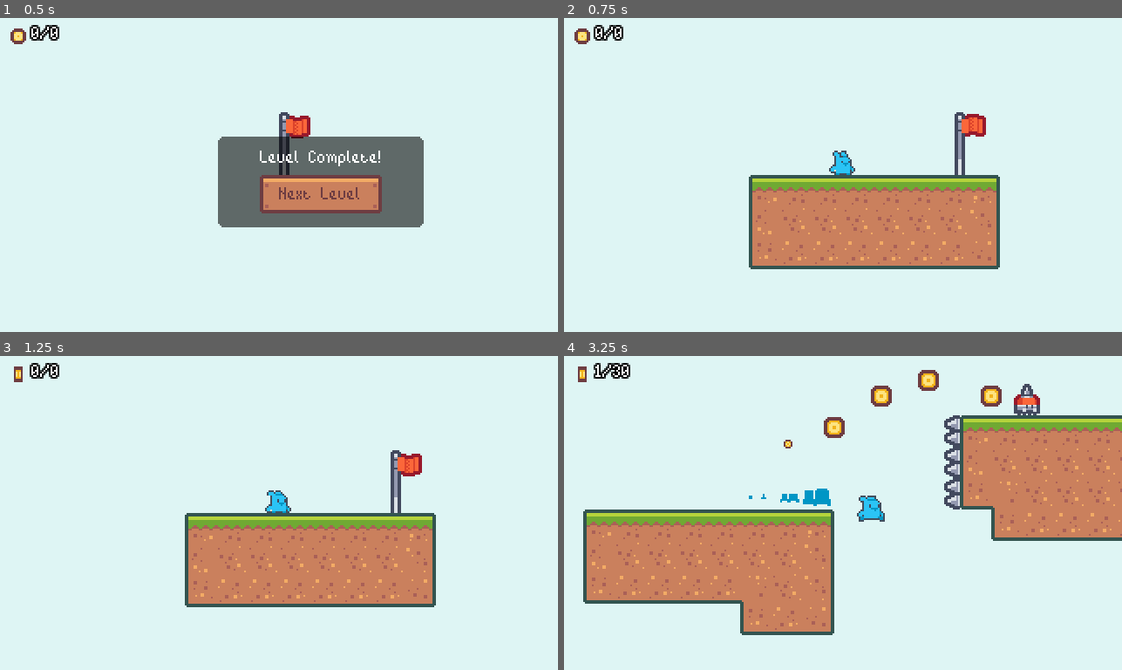
Above: before the commit, frames 1-4 (two rows, left to right).
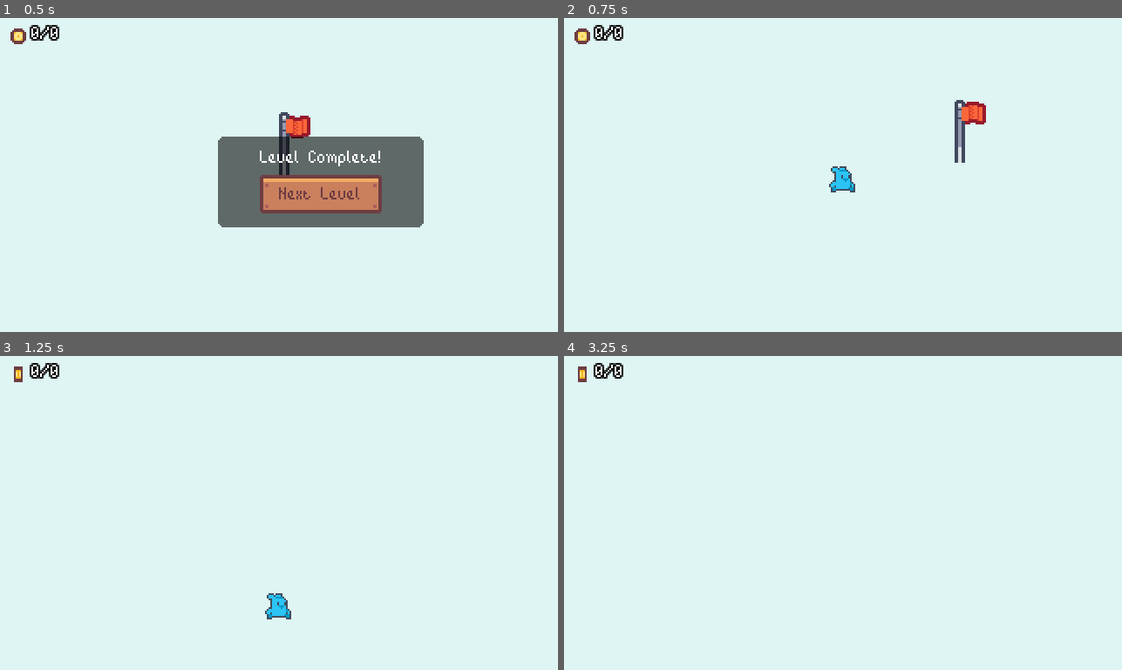
Above: after the commit, the same moments.

Repository: niltoncalegari/2D-SideScroller-godot
Game: Godot game, scene res://scenes/BaseLevel.tscn
Same seed, same stepped clock (60 frames per second), same inputs: the game is played once before the commit and once after it. This scene is started directly instead of the project's main scene.
Inputs (mouse positions are in pixels of both pictures, inside the frame that each line leads up to):
- Up to frame 1 (0.5 s): no input
- Up to frame 2 (0.75 s): click "Next Level" at 0.5 s
- Up to frame 3 (1.25 s): no input
- Up to frame 4 (3.25 s): hold D (move_right) 1.28-2 s; tap Shift (dash) at 1.35, 2.85 s; tap Space (jump) at 1.52, 3.02 s; click (887, 531) at 2 s, where only the run before the commit has a clickable "Next Level"; hold D (move_right) from 2.78 s (still down)

Frame 1 is identical in both runs. In frame 2, 14% of the frame differs, in the area x 33-79%, y 26-80%; in frame 3, 14%; in frame 4, 29%, in the area x 3-100%, y 2-89%.

Commit message:
added new autotiles

Diff:
--- /dev/null
+++ b/resources/decorative_tileset.tres
@@ -0,0 +1,65 @@
+[gd_resource type="TileSet" load_steps=2 format=2]
+
+[ext_resource path="res://assets/tiles/tiles_packed.png" type="Texture" id=1]
+
+[resource]
+0/name = "tiles_packed.png 0"
+0/texture = ExtResource( 1 )
+0/tex_offset = Vector2( 0, 0 )
+0/modulate = Color( 1, 1, 1, 1 )
+0/region = Rect2( 4, 7, 4, 0 )
+0/tile_mode = 0
+0/occluder_offset = Vector2( 0, 0 )
+0/navigation_offset = Vector2( 0, 0 )
+0/shape_offset = Vector2( 0, 0 )
+0/shape_transform = Transform2D( 1, 0, 0, 1, 0, 0 )
+0/shape_one_way = false
+0/shape_one_way_margin = 0.0
+0/shapes = [  ]
+0/z_index = 0
+1/name = "tiles_packed.png 1"
+1/texture = ExtResource( 1 )
+1/tex_offset = Vector2( 0, 0 )
+1/modulate = Color( 1, 1, 1, 1 )
+1/region = Rect2( 288, 72, 72, 54 )
+1/tile_mode = 1
+1/autotile/bitmask_mode = 1
+1/autotile/bitmask_flags = [ Vector2( 0, 0 ), 146, Vector2( 0, 1 ), 146, Vector2( 0, 2 ), 154, Vector2( 1, 0 ), 144, Vector2( 1, 1 ), 186, Vector2( 1, 2 ), 18, Vector2( 2, 0 ), 48, Vector2( 2, 1 ), 48, Vector2( 2, 2 ), 178, Vector2( 3, 0 ), 56, Vector2( 3, 1 ), 56, Vector2( 3, 2 ), 24 ]
+1/autotile/icon_coordinate = Vector2( 0, 0 )
+1/autotile/tile_size = Vector2( 18, 18 )
+1/autotile/spacing = 0
+1/autotile/occluder_map = [  ]
+1/autotile/navpoly_map = [  ]
+1/autotile/priority_map = [  ]
+1/autotile/z_index_map = [  ]
+1/occluder_offset = Vector2( 0, 0 )
+1/navigation_offset = Vector2( 0, 0 )
+1/shape_offset = Vector2( 0, 0 )
+1/shape_transform = Transform2D( 1, 0, 0, 1, 0, 0 )
+1/shape_one_way = false
+1/shape_one_way_margin = 0.0
+1/shapes = [  ]
+1/z_index = 0
+2/name = "tiles_packed.png 2"
+2/texture = ExtResource( 1 )
+2/tex_offset = Vector2( 0, 0 )
+2/modulate = Color( 1, 1, 1, 1 )
+2/region = Rect2( 216, 0, 18, 72 )
+2/tile_mode = 1
+2/autotile/bitmask_mode = 1
+2/autotile/bitmask_flags = [ Vector2( 0, 0 ), 144, Vector2( 0, 1 ), 146, Vector2( 0, 2 ), 146, Vector2( 0, 3 ), 18 ]
+2/autotile/icon_coordinate = Vector2( 0, 0 )
+2/autotile/tile_size = Vector2( 18, 18 )
+2/autotile/spacing = 0
+2/autotile/occluder_map = [  ]
+2/autotile/navpoly_map = [  ]
+2/autotile/priority_map = [  ]
+2/autotile/z_index_map = [  ]
+2/occluder_offset = Vector2( 0, 0 )
+2/navigation_offset = Vector2( 0, 0 )
+2/shape_offset = Vector2( 0, 0 )
+2/shape_transform = Transform2D( 1, 0, 0, 1, 0, 0 )
+2/shape_one_way = false
+2/shape_one_way_margin = 0.0
+2/shapes = [  ]
+2/z_index = 0
--- a/resources/tileset.tres
+++ b/resources/tileset.tres
@@ -1,45 +1,114 @@
-[gd_resource type="TileSet" load_steps=15 format=2]
+[gd_resource type="TileSet" load_steps=38 format=2]
 
 [ext_resource path="res://assets/tiles/tiles_packed.png" type="Texture" id=1]
 
-[sub_resource type="ConvexPolygonShape2D" id=1]
-points = PoolVector2Array( 0, 0, 18, 0, 18, 18, 0, 18 )
-
-[sub_resource type="ConvexPolygonShape2D" id=2]
-points = PoolVector2Array( 0, 0, 18, 0, 18, 18, 0, 18 )
-
-[sub_resource type="ConvexPolygonShape2D" id=3]
-points = PoolVector2Array( 0, 0, 18, 0, 18, 18, 0, 18 )
-
-[sub_resource type="ConvexPolygonShape2D" id=4]
-points = PoolVector2Array( 0, 0, 18, 0, 18, 18, 0, 18 )
-
-[sub_resource type="ConvexPolygonShape2D" id=5]
-points = PoolVector2Array( 0, 0, 18, 0, 18, 18, 0, 18 )
-
-[sub_resource type="ConvexPolygonShape2D" id=6]
-points = PoolVector2Array( 0, 0, 18, 0, 18, 18, 0, 18 )
-
-[sub_resource type="ConvexPolygonShape2D" id=7]
-points = PoolVector2Array( 0, 0, 18, 0, 18, 18, 0, 18 )
-
-[sub_resource type="ConvexPolygonShape2D" id=8]
-points = PoolVector2Array( 0, 0, 18, 0, 18, 18, 0, 18 )
-
-[sub_resource type="ConvexPolygonShape2D" id=9]
-points = PoolVector2Array( 0, 0, 18, 0, 18, 18, 0, 18 )
-
-[sub_resource type="ConvexPolygonShape2D" id=10]
-points = PoolVector2Array( 0, 0, 18, 0, 18, 18, 0, 18 )
-
-[sub_resource type="ConvexPolygonShape2D" id=11]
-points = PoolVector2Array( 0, 0, 18, 0, 18, 18, 0, 18 )
-
-[sub_resource type="ConvexPolygonShape2D" id=12]
-points = PoolVector2Array( 0, 0, 18, 0, 18, 18, 0, 18 )
-
-[sub_resource type="ConvexPolygonShape2D" id=13]
-points = PoolVector2Array( 0, 0, 18, 0, 18, 18, 0, 18 )
+[sub_resource type="ConvexPolygonShape2D" id=14]
+points = PoolVector2Array( 18, 18, 0, 18, 0, 0, 18, 0 )
+
+[sub_resource type="ConvexPolygonShape2D" id=15]
+points = PoolVector2Array( 18, 18, 0, 18, 0, 0, 18, 0 )
+
+[sub_resource type="ConvexPolygonShape2D" id=16]
+points = PoolVector2Array( 18, 18, 0, 18, 0, 0, 18, 0 )
+
+[sub_resource type="ConvexPolygonShape2D" id=17]
+points = PoolVector2Array( 18, 18, 0, 18, 0, 0, 18, 0 )
+
+[sub_resource type="ConvexPolygonShape2D" id=18]
+points = PoolVector2Array( 18, 18, 0, 18, 0, 0, 18, 0 )
+
+[sub_resource type="ConvexPolygonShape2D" id=19]
+points = PoolVector2Array( 18, 18, 0, 18, 0, 0, 18, 0 )
+
+[sub_resource type="ConvexPolygonShape2D" id=20]
+points = PoolVector2Array( 18, 18, 0, 18, 0, 0, 18, 0 )
+
+[sub_resource type="ConvexPolygonShape2D" id=21]
+points = PoolVector2Array( 18, 18, 0, 18, 0, 0, 18, 0 )
+
+[sub_resource type="ConvexPolygonShape2D" id=22]
+points = PoolVector2Array( 18, 18, 0, 18, 0, 0, 18, 0 )
+
+[sub_resource type="ConvexPolygonShape2D" id=23]
+points = PoolVector2Array( 18, 18, 0, 18, 0, 0, 18, 0 )
+
+[sub_resource type="ConvexPolygonShape2D" id=24]
+points = PoolVector2Array( 18, 18, 0, 18, 0, 0, 18, 0 )
+
+[sub_resource type="ConvexPolygonShape2D" id=25]
+points = PoolVector2Array( 18, 18, 0, 18, 0, 0, 18, 0 )
+
+[sub_resource type="ConvexPolygonShape2D" id=26]
+points = PoolVector2Array( 18, 18, 0, 18, 0, 0, 18, 0 )
+
+[sub_resource type="ConvexPolygonShape2D" id=27]
+points = PoolVector2Array( 18, 18, 0, 18, 0, 0, 18, 0 )
+
+[sub_resource type="ConvexPolygonShape2D" id=28]
+points = PoolVector2Array( 18, 18, 0, 18, 0, 0, 18, 0 )
+
+[sub_resource type="ConvexPolygonShape2D" id=29]
+points = PoolVector2Array( 18, 18, 0, 18, 0, 0, 18, 0 )
+
+[sub_resource type="ConvexPolygonShape2D" id=30]
+points = PoolVector2Array( 18, 18, 0, 18, 0, 0, 18, 0 )
+
+[sub_resource type="ConvexPolygonShape2D" id=31]
+points = PoolVector2Array( 18, 18, 0, 18, 0, 0, 18, 0 )
+
+[sub_resource type="ConvexPolygonShape2D" id=32]
+points = PoolVector2Array( 18, 18, 0, 18, 0, 0, 18, 0 )
+
+[sub_resource type="ConvexPolygonShape2D" id=49]
+points = PoolVector2Array( 18, 18, 0, 18, 0, 0, 18, 0 )
+
+[sub_resource type="ConvexPolygonShape2D" id=50]
+points = PoolVector2Array( 18, 18, 0, 18, 0, 0, 18, 0 )
+
+[sub_resource type="ConvexPolygonShape2D" id=51]
+points = PoolVector2Array( 18, 18, 0, 18, 0, 0, 18, 0 )
+
+[sub_resource type="ConvexPolygonShape2D" id=52]
+points = PoolVector2Array( 18, 18, 0, 18, 0, 0, 18, 0 )
+
+[sub_resource type="ConvexPolygonShape2D" id=53]
+points = PoolVector2Array( 18, 18, 0, 18, 0, 0, 18, 0 )
+
+[sub_resource type="ConvexPolygonShape2D" id=54]
+points = PoolVector2Array( 18, 18, 0, 18, 0, 0, 18, 0 )
+
+[sub_resource type="ConvexPolygonShape2D" id=55]
+points = PoolVector2Array( 18, 18, 0, 18, 0, 0, 18, 0 )
+
+[sub_resource type="ConvexPolygonShape2D" id=56]
+points = PoolVector2Array( 18, 18, 0, 18, 0, 0, 18, 0 )
+
+[sub_resource type="ConvexPolygonShape2D" id=57]
+points = PoolVector2Array( 18, 18, 0, 18, 0, 0, 18, 0 )
+
+[sub_resource type="ConvexPolygonShape2D" id=58]
+points = PoolVector2Array( 18, 18, 0, 18, 0, 0, 18, 0 )
+
+[sub_resource type="ConvexPolygonShape2D" id=59]
+points = PoolVector2Array( 18, 18, 0, 18, 0, 0, 18, 0 )
+
+[sub_resource type="ConvexPolygonShape2D" id=60]
+points = PoolVector2Array( 18, 18, 0, 18, 0, 0, 18, 0 )
+
+[sub_resource type="ConvexPolygonShape2D" id=61]
+points = PoolVector2Array( 18, 18, 0, 18, 0, 0, 18, 0 )
+
+[sub_resource type="ConvexPolygonShape2D" id=62]
+points = PoolVector2Array( 18, 18, 0, 18, 0, 0, 18, 0 )
+
+[sub_resource type="ConvexPolygonShape2D" id=63]
+points = PoolVector2Array( 18, 18, 0, 18, 0, 0, 18, 0 )
+
+[sub_resource type="ConvexPolygonShape2D" id=64]
+points = PoolVector2Array( 18, 18, 0, 18, 0, 0, 18, 0 )
+
+[sub_resource type="ConvexPolygonShape2D" id=65]
+points = PoolVector2Array( 18, 18, 0, 18, 0, 0, 18, 0 )
 
 [resource]
 0/name = "tiles_packed.png 0"
@@ -56,105 +125,315 @@
 0/shape_one_way_margin = 0.0
 0/shapes = [  ]
 0/z_index = 0
-1/name = "tiles_packed.png 1"
-1/texture = ExtResource( 1 )
-1/tex_offset = Vector2( 0, 0 )
-1/modulate = Color( 1, 1, 1, 1 )
-1/region = Rect2( 0, 162, 90, 54 )
-1/tile_mode = 1
-1/autotile/bitmask_mode = 1
-1/autotile/bitmask_flags = [ Vector2( 0, 0 ), 432, Vector2( 0, 1 ), 438, Vector2( 0, 2 ), 54, Vector2( 1, 0 ), 504, Vector2( 1, 1 ), 511, Vector2( 1, 2 ), 63, Vector2( 2, 0 ), 216, Vector2( 2, 1 ), 219, Vector2( 2, 2 ), 27, Vector2( 3, 0 ), 255, Vector2( 3, 1 ), 507, Vector2( 4, 0 ), 447, Vector2( 4, 1 ), 510 ]
-1/autotile/icon_coordinate = Vector2( 0, 0 )
-1/autotile/tile_size = Vector2( 18, 18 )
-1/autotile/spacing = 0
-1/autotile/occluder_map = [  ]
-1/autotile/navpoly_map = [  ]
-1/autotile/priority_map = [  ]
-1/autotile/z_index_map = [  ]
-1/occluder_offset = Vector2( 0, 0 )
-1/navigation_offset = Vector2( 0, 0 )
-1/shape_offset = Vector2( 0, 0 )
-1/shape_transform = Transform2D( 1, 0, 0, 1, 0, 0 )
-1/shape = SubResource( 1 )
-1/shape_one_way = false
-1/shape_one_way_margin = 1.0
-1/shapes = [ {
+2/name = "tiles_packed.png 2"
+2/texture = ExtResource( 1 )
+2/tex_offset = Vector2( 0, 0 )
+2/modulate = Color( 1, 1, 1, 1 )
+2/region = Rect2( 288, 0, 72, 72 )
+2/tile_mode = 1
+2/autotile/bitmask_mode = 1
+2/autotile/bitmask_flags = [ Vector2( 0, 0 ), 16, Vector2( 0, 1 ), 144, Vector2( 0, 2 ), 146, Vector2( 0, 3 ), 18, Vector2( 1, 0 ), 432, Vector2( 1, 1 ), 438, Vector2( 1, 2 ), 54, Vector2( 1, 3 ), 48, Vector2( 2, 0 ), 504, Vector2( 2, 1 ), 511, Vector2( 2, 2 ), 63, Vector2( 2, 3 ), 56, Vector2( 3, 0 ), 216, Vector2( 3, 1 ), 219, Vector2( 3, 2 ), 27, Vector2( 3, 3 ), 24 ]
+2/autotile/icon_coordinate = Vector2( 0, 0 )
+2/autotile/tile_size = Vector2( 18, 18 )
+2/autotile/spacing = 0
+2/autotile/occluder_map = [  ]
+2/autotile/navpoly_map = [  ]
+2/autotile/priority_map = [  ]
+2/autotile/z_index_map = [  ]
+2/occluder_offset = Vector2( 0, 0 )
+2/navigation_offset = Vector2( 0, 0 )
+2/shape_offset = Vector2( 0, 0 )
+2/shape_transform = Transform2D( 1, 0, 0, 1, 0, 0 )
+2/shape = SubResource( 14 )
+2/shape_one_way = false
+2/shape_one_way_margin = 1.0
+2/shapes = [ {
 "autotile_coord": Vector2( 0, 0 ),
 "one_way": false,
 "one_way_margin": 1.0,
-"shape": SubResource( 1 ),
+"shape": SubResource( 14 ),
 "shape_transform": Transform2D( 1, 0, 0, 1, 0, 0 )
 }, {
 "autotile_coord": Vector2( 1, 0 ),
 "one_way": false,
 "one_way_margin": 1.0,
-"shape": SubResource( 2 ),
+"shape": SubResource( 15 ),
 "shape_transform": Transform2D( 1, 0, 0, 1, 0, 0 )
 }, {
 "autotile_coord": Vector2( 2, 0 ),
 "one_way": false,
 "one_way_margin": 1.0,
-"shape": SubResource( 3 ),
+"shape": SubResource( 16 ),
+"shape_transform": Transform2D( 1, 0, 0, 1, 0, 0 )
+}, {
+"autotile_coord": Vector2( 3, 0 ),
+"one_way": false,
+"one_way_margin": 1.0,
+"shape": SubResource( 17 ),
 "shape_transform": Transform2D( 1, 0, 0, 1, 0, 0 )
 }, {
 "autotile_coord": Vector2( 0, 1 ),
 "one_way": false,
 "one_way_margin": 1.0,
-"shape": SubResource( 4 ),
+"shape": SubResource( 18 ),
 "shape_transform": Transform2D( 1, 0, 0, 1, 0, 0 )
 }, {
 "autotile_coord": Vector2( 1, 1 ),
 "one_way": false,
 "one_way_margin": 1.0,
-"shape": SubResource( 5 ),
+"shape": SubResource( 19 ),
 "shape_transform": Transform2D( 1, 0, 0, 1, 0, 0 )
 }, {
 "autotile_coord": Vector2( 2, 1 ),
 "one_way": false,
 "one_way_margin": 1.0,
-"shape": SubResource( 6 ),
+"shape": SubResource( 20 ),
 "shape_transform": Transform2D( 1, 0, 0, 1, 0, 0 )
 }, {
 "autotile_coord": Vector2( 3, 1 ),
 "one_way": false,
 "one_way_margin": 1.0,
-"shape": SubResource( 7 ),
+"shape": SubResource( 21 ),
+"shape_transform": Transform2D( 1, 0, 0, 1, 0, 0 )
+}, {
+"autotile_coord": Vector2( 0, 2 ),
+"one_way": false,
+"one_way_margin": 1.0,
+"shape": SubResource( 22 ),
+"shape_transform": Transform2D( 1, 0, 0, 1, 0, 0 )
+}, {
+"autotile_coord": Vector2( 1, 2 ),
+"one_way": false,
+"one_way_margin": 1.0,
+"shape": SubResource( 23 ),
+"shape_transform": Transform2D( 1, 0, 0, 1, 0, 0 )
+}, {
+"autotile_coord": Vector2( 2, 2 ),
+"one_way": false,
+"one_way_margin": 1.0,
+"shape": SubResource( 24 ),
+"shape_transform": Transform2D( 1, 0, 0, 1, 0, 0 )
+}, {
+"autotile_coord": Vector2( 3, 2 ),
+"one_way": false,
+"one_way_margin": 1.0,
+"shape": SubResource( 25 ),
+"shape_transform": Transform2D( 1, 0, 0, 1, 0, 0 )
+}, {
+"autotile_coord": Vector2( 0, 3 ),
+"one_way": false,
+"one_way_margin": 1.0,
+"shape": SubResource( 26 ),
+"shape_transform": Transform2D( 1, 0, 0, 1, 0, 0 )
+}, {
+"autotile_coord": Vector2( 1, 3 ),
+"one_way": false,
+"one_way_margin": 1.0,
+"shape": SubResource( 27 ),
+"shape_transform": Transform2D( 1, 0, 0, 1, 0, 0 )
+}, {
+"autotile_coord": Vector2( 2, 3 ),
+"one_way": false,
+"one_way_margin": 1.0,
+"shape": SubResource( 28 ),
+"shape_transform": Transform2D( 1, 0, 0, 1, 0, 0 )
+}, {
+"autotile_coord": Vector2( 3, 3 ),
+"one_way": false,
+"one_way_margin": 1.0,
+"shape": SubResource( 29 ),
+"shape_transform": Transform2D( 1, 0, 0, 1, 0, 0 )
+} ]
+2/z_index = 0
+3/name = "tiles_packed.png 3"
+3/texture = ExtResource( 1 )
+3/tex_offset = Vector2( 0, 0 )
+3/modulate = Color( 1, 1, 1, 1 )
+3/region = Rect2( 72, 180, 18, 18 )
+3/tile_mode = 1
+3/autotile/bitmask_mode = 1
+3/autotile/bitmask_flags = [ Vector2( 0, 0 ), 56, Vector2( 1, 0 ), 48, Vector2( 2, 0 ), 24 ]
+3/autotile/icon_coordinate = Vector2( 0, 0 )
+3/autotile/tile_size = Vector2( 18, 18 )
+3/autotile/spacing = 0
+3/autotile/occluder_map = [  ]
+3/autotile/navpoly_map = [  ]
+3/autotile/priority_map = [  ]
+3/autotile/z_index_map = [  ]
+3/occluder_offset = Vector2( 0, 0 )
+3/navigation_offset = Vector2( 0, 0 )
+3/shape_offset = Vector2( 0, 0 )
+3/shape_transform = Transform2D( 1, 0, 0, 1, 0, 0 )
+3/shape = SubResource( 30 )
+3/shape_one_way = false
+3/shape_one_way_margin = 1.0
+3/shapes = [ {
+"autotile_coord": Vector2( 0, 0 ),
+"one_way": false,
+"one_way_margin": 1.0,
+"shape": SubResource( 30 ),
+"shape_transform": Transform2D( 1, 0, 0, 1, 0, 0 )
+}, {
+"autotile_coord": Vector2( 1, 0 ),
+"one_way": false,
+"one_way_margin": 1.0,
+"shape": SubResource( 31 ),
+"shape_transform": Transform2D( 1, 0, 0, 1, 0, 0 )
+}, {
+"autotile_coord": Vector2( 2, 0 ),
+"one_way": false,
+"one_way_margin": 1.0,
+"shape": SubResource( 32 ),
+"shape_transform": Transform2D( 1, 0, 0, 1, 0, 0 )
+} ]
+3/z_index = 0
+6/name = "tiles_packed.png 6"
+6/texture = ExtResource( 1 )
+6/tex_offset = Vector2( 0, 0 )
+6/modulate = Color( 1, 1, 1, 1 )
+6/region = Rect2( 0, 162, 90, 54 )
+6/tile_mode = 1
+6/autotile/bitmask_mode = 1
+6/autotile/bitmask_flags = [ Vector2( 0, 0 ), 432, Vector2( 0, 1 ), 438, Vector2( 0, 2 ), 54, Vector2( 1, 0 ), 504, Vector2( 1, 1 ), 511, Vector2( 1, 2 ), 63, Vector2( 2, 0 ), 216, Vector2( 2, 1 ), 219, Vector2( 2, 2 ), 27, Vector2( 3, 0 ), 255, Vector2( 3, 1 ), 507, Vector2( 4, 0 ), 447, Vector2( 4, 1 ), 510 ]
+6/autotile/icon_coordinate = Vector2( 0, 0 )
+6/autotile/tile_size = Vector2( 18, 18 )
+6/autotile/spacing = 0
+6/autotile/occluder_map = [  ]
+6/autotile/navpoly_map = [  ]
+6/autotile/priority_map = [  ]
+6/autotile/z_index_map = [  ]
+6/occluder_offset = Vector2( 0, 0 )
+6/navigation_offset = Vector2( 0, 0 )
+6/shape_offset = Vector2( 0, 0 )
+6/shape_transform = Transform2D( 1, 0, 0, 1, 0, 0 )
+6/shape = SubResource( 49 )
+6/shape_one_way = false
+6/shape_one_way_margin = 1.0
+6/shapes = [ {
+"autotile_coord": Vector2( 0, 0 ),
+"one_way": false,
+"one_way_margin": 1.0,
+"shape": SubResource( 49 ),
+"shape_transform": Transform2D( 1, 0, 0, 1, 0, 0 )
+}, {
+"autotile_coord": Vector2( 1, 0 ),
+"one_way": false,
+"one_way_margin": 1.0,
+"shape": SubResource( 50 ),
+"shape_transform": Transform2D( 1, 0, 0, 1, 0, 0 )
+}, {
+"autotile_coord": Vector2( 2, 0 ),
+"one_way": false,
+"one_way_margin": 1.0,
+"shape": SubResource( 51 ),
+"shape_transform": Transform2D( 1, 0, 0, 1, 0, 0 )
+}, {
+"autotile_coord": Vector2( 3, 0 ),
+"one_way": false,
+"one_way_margin": 1.0,
+"shape": SubResource( 52 ),
+"shape_transform": Transform2D( 1, 0, 0, 1, 0, 0 )
+}, {
+"autotile_coord": Vector2( 4, 0 ),
+"one_way": false,
+"one_way_margin": 1.0,
+"shape": SubResource( 53 ),
+"shape_transform": Transform2D( 1, 0, 0, 1, 0, 0 )
+}, {
+"autotile_coord": Vector2( 3, 1 ),
+"one_way": false,
+"one_way_margin": 1.0,
+"shape": SubResource( 54 ),
 "shape_transform": Transform2D( 1, 0, 0, 1, 0, 0 )
 }, {
 "autotile_coord": Vector2( 4, 1 ),
 "one_way": false,
 "one_way_margin": 1.0,
-"shape": SubResource( 8 ),
-"shape_transform": Transform2D( 1, 0, 0, 1, 0, 0 )
-}, {
-"autotile_coord": Vector2( 4, 0 ),
-"one_way": false,
-"one_way_margin": 1.0,
-"shape": SubResource( 9 ),
+"shape": SubResource( 55 ),
+"shape_transform": Transform2D( 1, 0, 0, 1, 0, 0 )
+}, {
+"autotile_coord": Vector2( 2, 1 ),
+"one_way": false,
+"one_way_margin": 1.0,
+"shape": SubResource( 56 ),
+"shape_transform": Transform2D( 1, 0, 0, 1, 0, 0 )
+}, {
+"autotile_coord": Vector2( 1, 1 ),
+"one_way": false,
+"one_way_margin": 1.0,
+"shape": SubResource( 57 ),
+"shape_transform": Transform2D( 1, 0, 0, 1, 0, 0 )
+}, {
+"autotile_coord": Vector2( 0, 1 ),
+"one_way": false,
+"one_way_margin": 1.0,
+"shape": SubResource( 58 ),
+"shape_transform": Transform2D( 1, 0, 0, 1, 0, 0 )
+}, {
+"autotile_coord": Vector2( 0, 2 ),
+"one_way": false,
+"one_way_margin": 1.0,
+"shape": SubResource( 59 ),
+"shape_transform": Transform2D( 1, 0, 0, 1, 0, 0 )
+}, {
+"autotile_coord": Vector2( 1, 2 ),
+"one_way": false,
+"one_way_margin": 1.0,
+"shape": SubResource( 60 ),
+"shape_transform": Transform2D( 1, 0, 0, 1, 0, 0 )
+}, {
+"autotile_coord": Vector2( 2, 2 ),
+"one_way": false,
+"one_way_margin": 1.0,
+"shape": SubResource( 61 ),
+"shape_transform": Transform2D( 1, 0, 0, 1, 0, 0 )
+} ]
+6/z_index = 0
+7/name = "tiles_packed.png 7"
+7/texture = ExtResource( 1 )
+7/tex_offset = Vector2( 0, 0 )
+7/modulate = Color( 1, 1, 1, 1 )
+7/region = Rect2( 126, 36, 72, 18 )
+7/tile_mode = 1
+7/autotile/bitmask_mode = 1
+7/autotile/bitmask_flags = [ Vector2( 0, 0 ), 16, Vector2( 1, 0 ), 48, Vector2( 2, 0 ), 56, Vector2( 3, 0 ), 24 ]
+7/autotile/icon_coordinate = Vector2( 0, 0 )
+7/autotile/tile_size = Vector2( 18, 18 )
+7/autotile/spacing = 0
+7/autotile/occluder_map = [  ]
+7/autotile/navpoly_map = [  ]
+7/autotile/priority_map = [  ]
+7/autotile/z_index_map = [  ]
+7/occluder_offset = Vector2( 0, 0 )
+7/navigation_offset = Vector2( 0, 0 )
+7/shape_offset = Vector2( 0, 0 )
+7/shape_transform = Transform2D( 1, 0, 0, 1, 0, 0 )
+7/shape = SubResource( 62 )
+7/shape_one_way = false
+7/shape_one_way_margin = 1.0
+7/shapes = [ {
+"autotile_coord": Vector2( 0, 0 ),
+"one_way": false,
+"one_way_margin": 1.0,
+"shape": SubResource( 62 ),
+"shape_transform": Transform2D( 1, 0, 0, 1, 0, 0 )
+}, {
+"autotile_coord": Vector2( 1, 0 ),
+"one_way": false,
+"one_way_margin": 1.0,
+"shape": SubResource( 63 ),
+"shape_transform": Transform2D( 1, 0, 0, 1, 0, 0 )
+}, {
+"autotile_coord": Vector2( 2, 0 ),
+"one_way": false,
+"one_way_margin": 1.0,
+"shape": SubResource( 64 ),
 "shape_transform": Transform2D( 1, 0, 0, 1, 0, 0 )
 }, {
 "autotile_coord": Vector2( 3, 0 ),
 "one_way": false,
 "one_way_margin": 1.0,
-"shape": SubResource( 10 ),
-"shape_transform": Transform2D( 1, 0, 0, 1, 0, 0 )
-}, {
-"autotile_coord": Vector2( 0, 2 ),
-"one_way": false,
-"one_way_margin": 1.0,
-"shape": SubResource( 11 ),
-"shape_transform": Transform2D( 1, 0, 0, 1, 0, 0 )
-}, {
-"autotile_coord": Vector2( 1, 2 ),
-"one_way": false,
-"one_way_margin": 1.0,
-"shape": SubResource( 12 ),
-"shape_transform": Transform2D( 1, 0, 0, 1, 0, 0 )
-}, {
-"autotile_coord": Vector2( 2, 2 ),
-"one_way": false,
-"one_way_margin": 1.0,
-"shape": SubResource( 13 ),
+"shape": SubResource( 65 ),
 "shape_transform": Transform2D( 1, 0, 0, 1, 0, 0 )
 } ]
-1/z_index = 0
+7/z_index = 0
--- a/scenes/BaseLevel.tscn
+++ b/scenes/BaseLevel.tscn
@@ -7,6 +7,7 @@
 [ext_resource path="res://scenes/UI/LevelUI.tscn" type="PackedScene" id=5]
 [ext_resource path="res://scenes/UI/LevelComplete.tscn" type="PackedScene" id=6]
 [ext_resource path="res://scripts/BaseLevel.gd" type="Script" id=7]
+[ext_resource path="res://resources/decorative_tileset.tres" type="TileSet" id=8]
 
 [node name="BaseLevel" type="Node" groups=[
 "base_level",
@@ -17,6 +18,17 @@
 [node name="LevelUI" parent="." instance=ExtResource( 5 )]
 
 [node name="TileMap" type="TileMap" parent="."]
+tile_set = ExtResource( 3 )
+cell_size = Vector2( 18, 18 )
+format = 1
+tile_data = PoolIntArray( -393214, 1, 0, -393213, 1, 0, -393212, 1, 0, -393211, 1, 0, -196606, 1, 0 )
+
+[node name="DecorativeTileMap" type="TileMap" parent="."]
+tile_set = ExtResource( 8 )
+cell_size = Vector2( 18, 18 )
+format = 1
+
+[node name="ForegroundTileMap" type="TileMap" parent="."]
 tile_set = ExtResource( 3 )
 cell_size = Vector2( 18, 18 )
 format = 1
Not shown: 1 places in scenes/BaseLevel.tscn that only renumber resources
